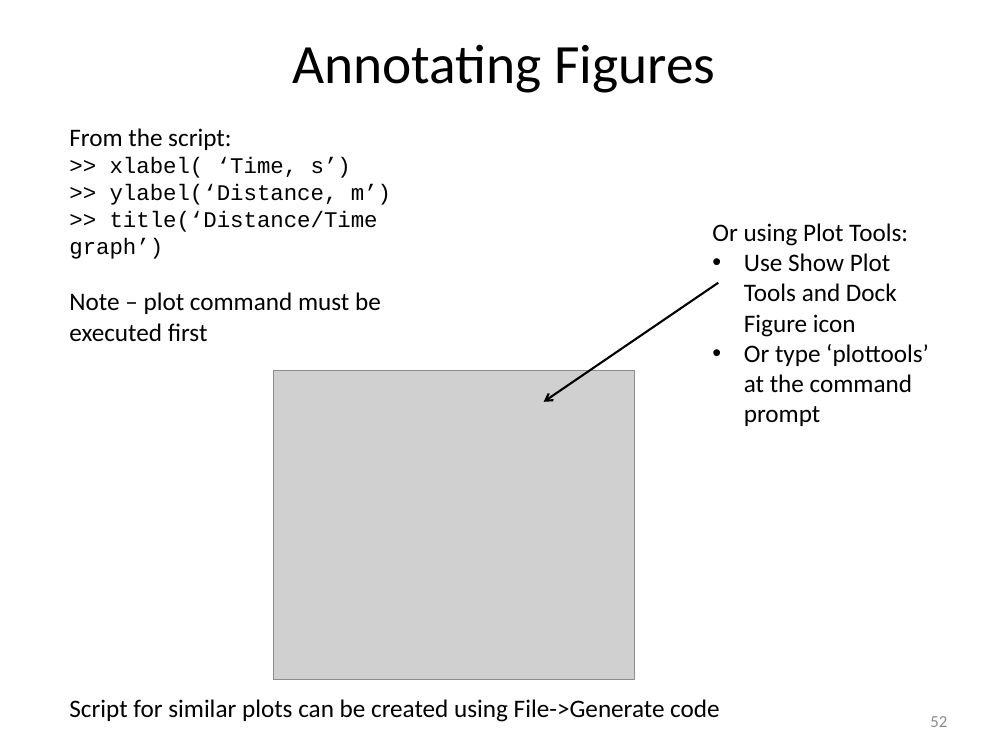
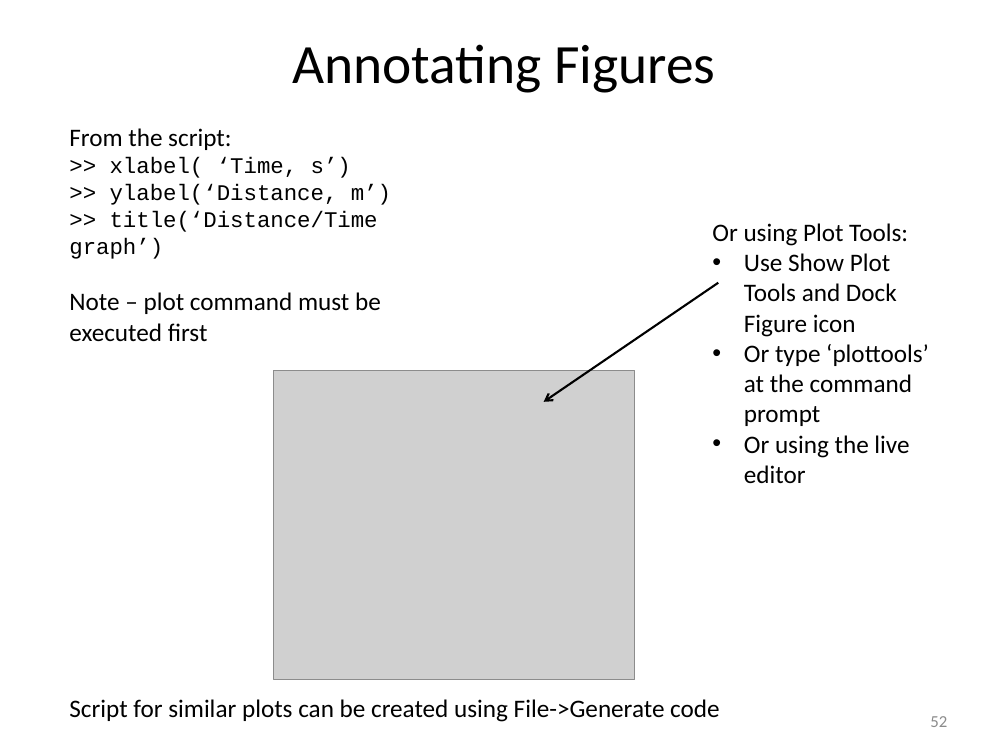
Before and after one commit to louisepb/MatlabBasicCourse, a slide deck: slide 52 of Introduction to MATLAB for Engineers.pptx. Drawn at 1008x756 pixels with LibreOffice and Linux fonts; fonts in the diff are those of the drawing; grey boxes stand for pictures. Boxes give left, top, right and bottom in pixels: in the first picture for what was removed or moved away, otherwise in the second. Text is boxed around its words. In the diff, an @@ line names an element or a change of style, - is before the commit and + after.

Commit message:
Updated for Live Editor

```diff
--- a/Introduction to MATLAB for Engineers.pptx
+++ b/Introduction to MATLAB for Engineers.pptx
@@ text at (744,435,909,483): paragraph added @@
+• Or using the live editor
```
Also in this commit, not shown: 4 other slides changed, 1 slide removed, 1 other file.
